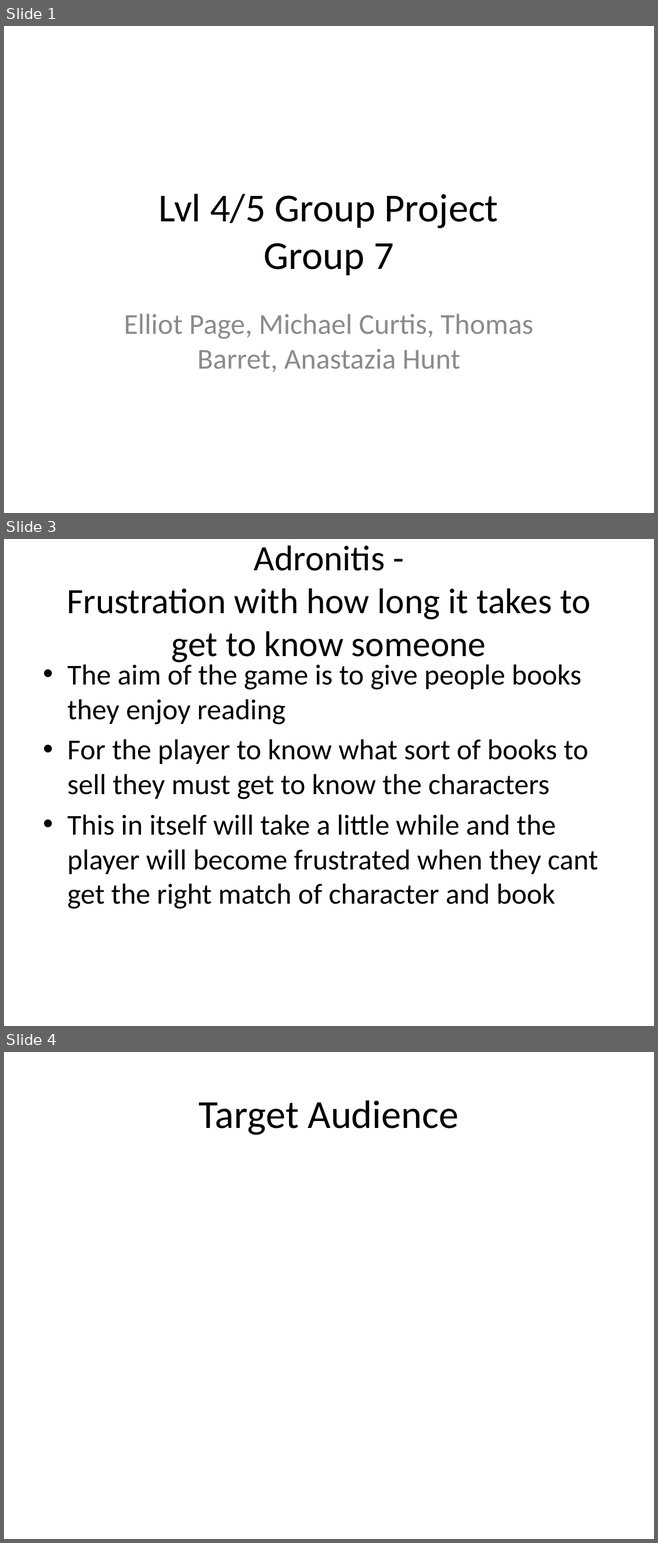
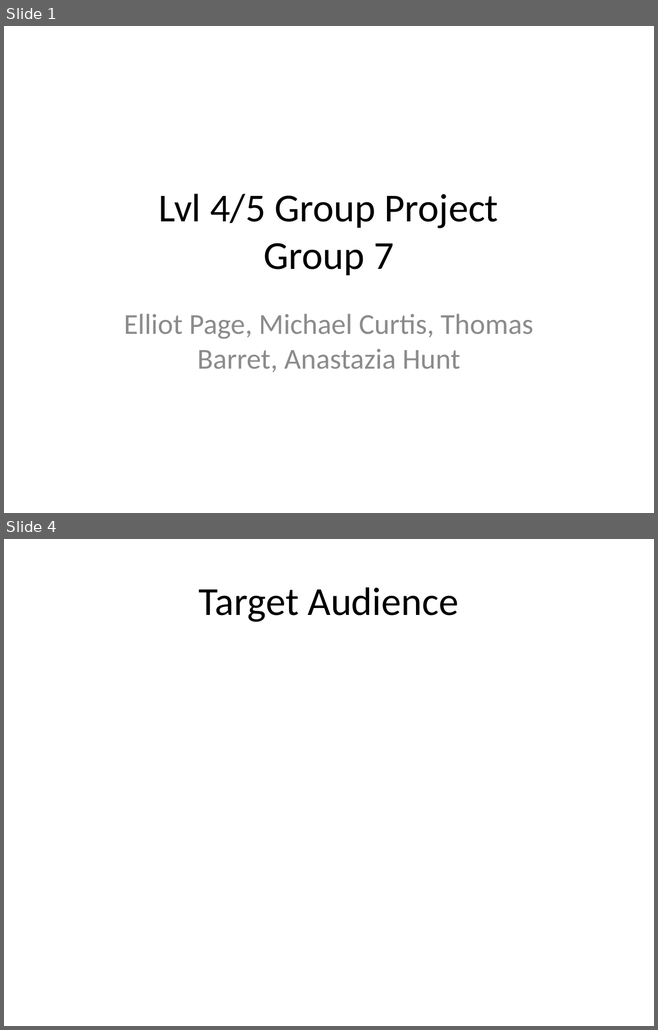
Before and after one commit to UoSGamesGroups/first-semester-lvl4-5-group-7, a slide deck: Powerpoints/Presentation-01-WIP.pptx. Shown one above the other, each under a label of ours: slides 1, 3 and 4 before the commit, slides 1 and 4 after it; the slides between them are not shown. The pictures are 658x1543 and 658x1030 pixels, drawn with LibreOffice and Linux fonts; fonts in the diff are those of the drawing. Boxes give left, top, right and bottom in pixels: in the first picture for what was removed or moved away, otherwise in the second. Text is boxed around its words. In the diff, an @@ line names an element or a change of style, - is before the commit and + after.

```diff
--- a/Powerpoints/Presentation-01-WIP.pptx
+++ b/Powerpoints/Presentation-01-WIP.pptx
@@ slide 3 removed at box(4, 539, 654, 1026), background #FFFFFF @@
@@ title removed at box(67, 545, 590, 665) @@
-Adronitis -
-Frustration with how long it takes to get to know someone
@@ text removed at box(67, 661, 598, 909) @@
-• The aim of the game is to give people books they enjoy reading
-• For the player to know what sort of books to sell they must get to know the characters
-• This in itself will take a little while and the player will become frustrated when they cant get the right match of character and book
```
Also in this commit, not shown: 1 slide changed, 3 slides added, 3 other slides removed.
